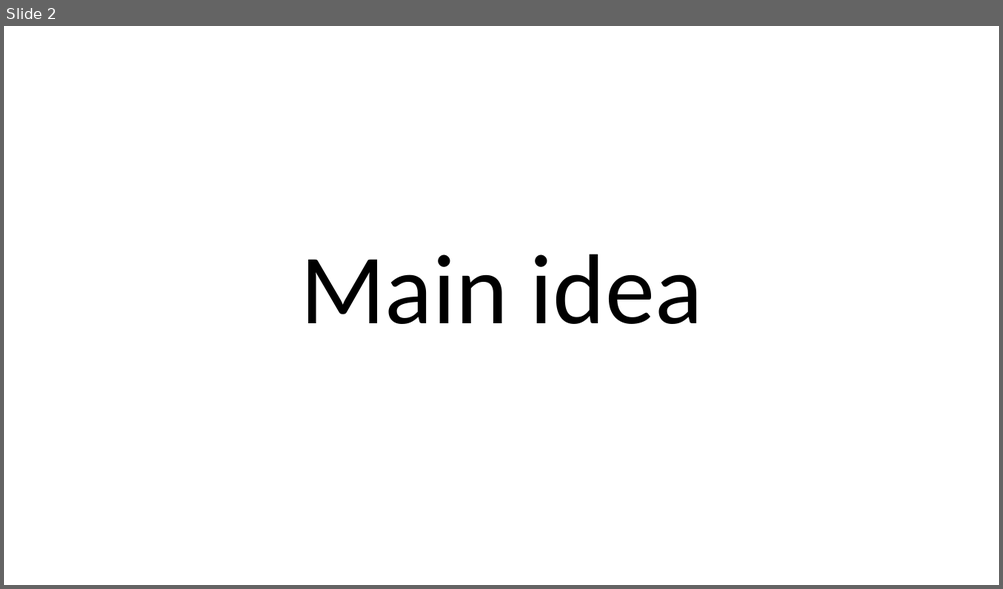
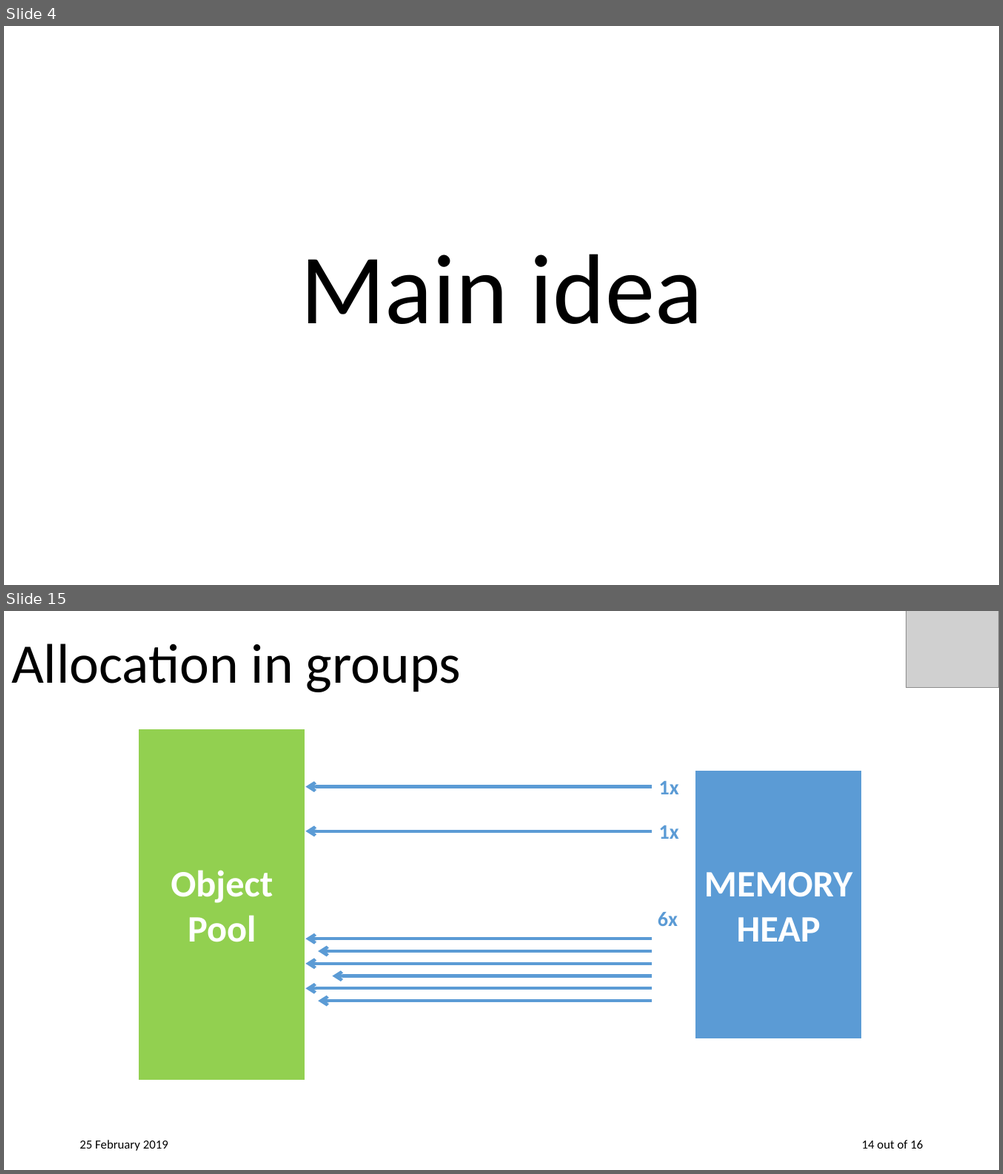
Before and after one commit to Bellkross/Singleton-ObjectPool, a slide deck: Presentations/ObjectPool.pptx. Shown one above the other, each under a label of ours: slide 2 before the commit, slides 4 and 15 after it; the slides between them are not shown. The pictures are 1003x589 and 1003x1174 pixels, drawn with LibreOffice and Linux fonts; fonts in the diff are those of the drawing; grey boxes stand for pictures. Boxes give left, top, right and bottom in pixels: in the first picture for what was removed or moved away, otherwise in the second. Text is boxed around its words. In the diff, an @@ line names an element or a change of style, - is before the commit and + after.

Commit message:
Finish object pool presentation

```diff
--- a/Presentations/ObjectPool.pptx
+++ b/Presentations/ObjectPool.pptx
@@ slide 15 added at (x1=4, y1=611, x2=999, y2=1170), background #FFFFFF @@
@@ picture added at (x1=906, y1=611, x2=999, y2=688) @@
@@ title added at (x1=11, y1=644, x2=461, y2=692), 54 pt, text #000000 @@
+Allocation in groups
@@ rectangle added at (x1=138, y1=729, x2=305, y2=1081), fill #92D050, outline #FFFFFF 1.5 pt, 36 pt, text #FFFFFF, bold @@
+Object Pool
@@ arrow added from (652, 787) to (305, 787), #5B9BD5 3 pt @@
@@ text added at (x1=659, y1=781, x2=679, y2=795), 20 pt, text #5B9BD5, bold @@
+1x
@@ rectangle added at (x1=695, y1=770, x2=862, y2=1039), fill #5B9BD5, outline #FFFFFF 1.5 pt, 36 pt, text #FFFFFF, bold @@
+MEMORY HEAP
@@ arrow added from (652, 831) to (305, 831), #5B9BD5 3 pt @@
@@ text added at (x1=659, y1=826, x2=679, y2=839), 20 pt, text #5B9BD5, bold @@
+1x
@@ text added at (x1=657, y1=912, x2=677, y2=926), 20 pt, text #5B9BD5, bold @@
+6x
@@ arrow added from (652, 940) to (305, 940), #5B9BD5 3 pt @@
@@ arrow added from (652, 964) to (305, 964), #5B9BD5 3 pt @@
@@ arrow added from (652, 951) to (318, 951), #5B9BD5 3 pt @@
@@ arrow added from (652, 977) to (333, 977), #5B9BD5 3 pt @@
@@ arrow added from (652, 988) to (305, 988), #5B9BD5 3 pt @@
@@ arrow added from (652, 1001) to (318, 1001), #5B9BD5 3 pt @@
@@ text added at (x1=79, y1=1140, x2=168, y2=1151), 12 pt, text #000000 @@
+25 February 2019
@@ text added at (x1=862, y1=1140, x2=922, y2=1149), 12 pt, text #000000 @@
+14 out of 16
@@ what was slide 2 is now slide 4 @@
```
Also in this commit, not shown: 11 slides changed, 5 other slides added.
